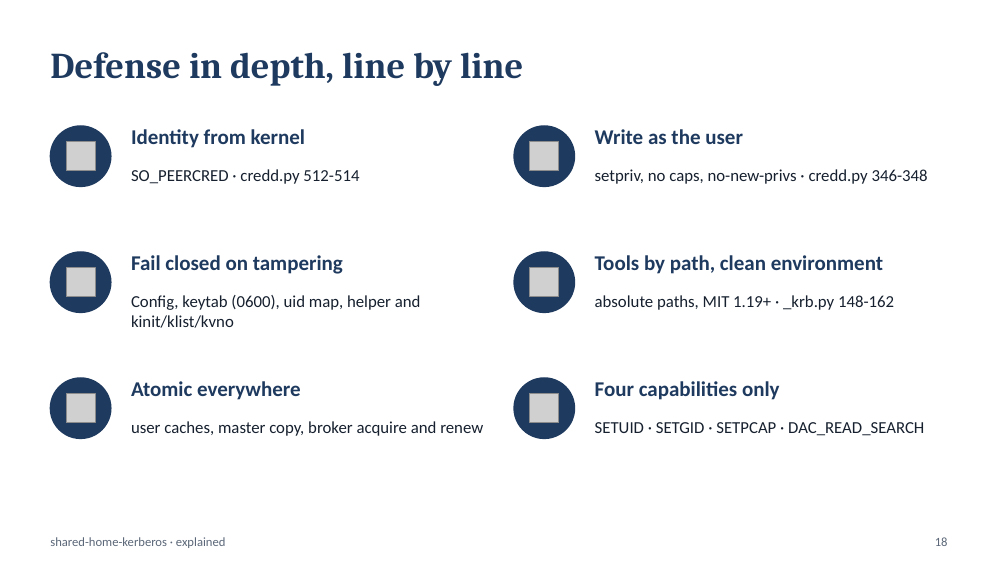
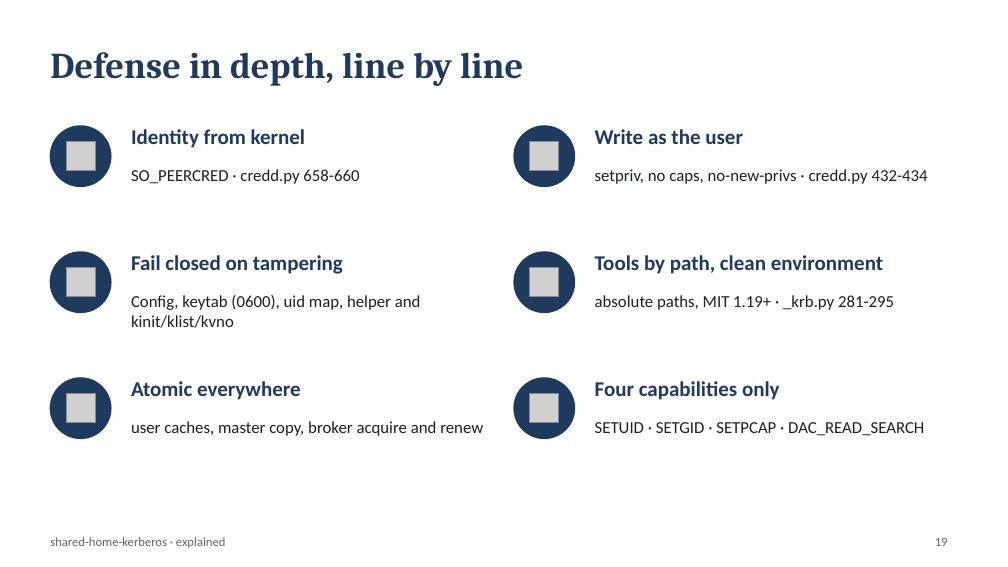
Before and after one commit to vijayrattehalli-cloud/shared-home-kerberos, a slide deck: slide 19 of docs/shared-home-kerberos-slides.pptx (slide 18 before the commit). Drawn at 1008x567 pixels with LibreOffice and Linux fonts; fonts in the diff are those of the drawing; grey boxes stand for pictures. Boxes give left, top, right and bottom in pixels: in the first picture for what was removed or moved away, otherwise in the second. Text is boxed around its words. In the diff, an @@ line names an element or a change of style, - is before the commit and + after.

```diff
--- a/docs/shared-home-kerberos-slides.pptx
+++ b/docs/shared-home-kerberos-slides.pptx
@@ text at [131, 169, 359, 184]: text changed @@
-SO_PEERCRED · credd.py 512-514
+SO_PEERCRED · credd.py 658-660
@@ text at [595, 169, 928, 184]: text changed @@
-setpriv, no caps, no-new-privs · credd.py 346-348
+setpriv, no caps, no-new-privs · credd.py 432-434
@@ text at [595, 295, 894, 310]: text changed @@
-absolute paths, MIT 1.19+ · _krb.py 148-162
+absolute paths, MIT 1.19+ · _krb.py 281-295
```
Also in this commit, not shown: 8 other slides changed, 1 slide added, 5 other files.
